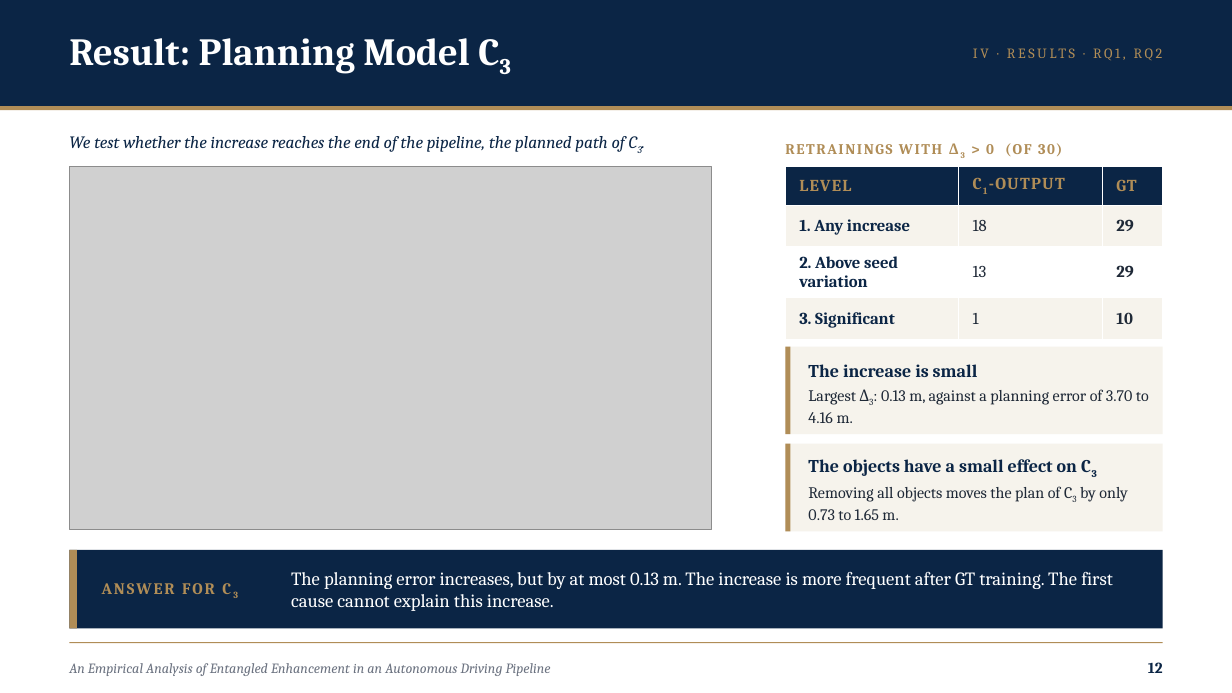
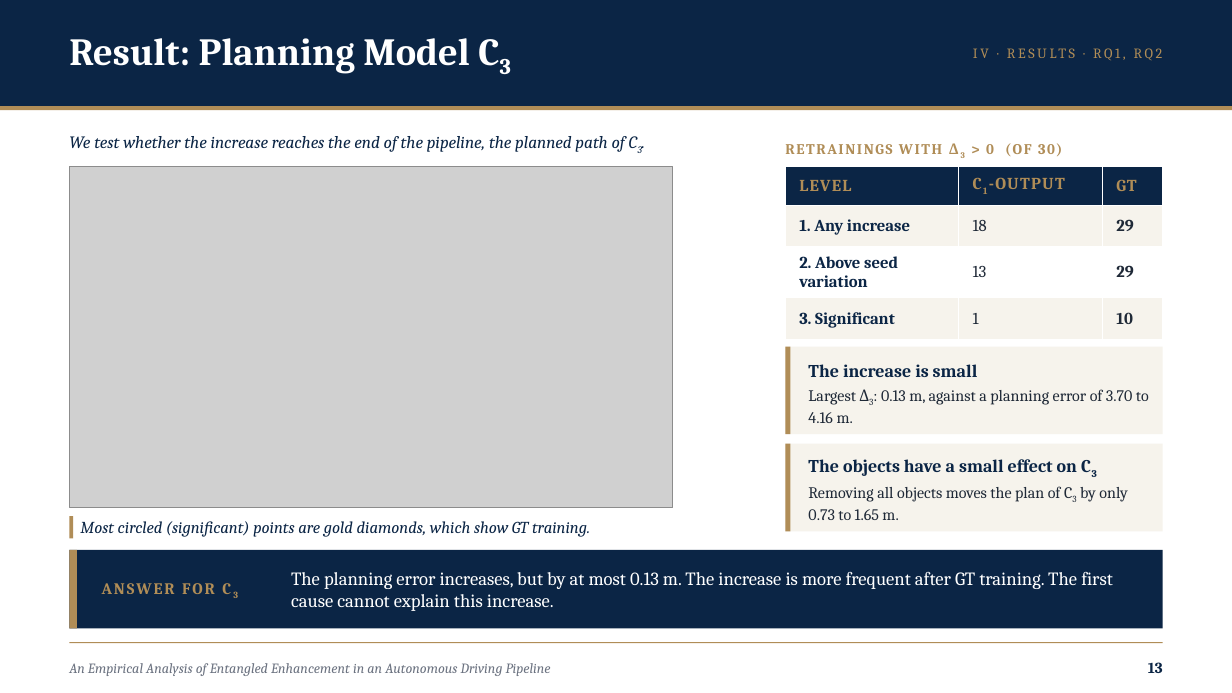
Before and after one commit to RashedIfty/LabSD, a slide deck: slide 13 of Presentations/CS presentation/CS_presentation_IFTY.pptx (slide 12 before the commit). Drawn at 1232x693 pixels with LibreOffice and Linux fonts; fonts in the diff are those of the drawing; grey boxes stand for pictures. Boxes give left, top, right and bottom in pixels: in the first picture for what was removed or moved away, otherwise in the second. Text is boxed around its words. In the diff, an @@ line names an element or a change of style, - is before the commit and + after.

```diff
--- a/Presentations/CS presentation/CS_presentation_IFTY.pptx
+++ b/Presentations/CS presentation/CS_presentation_IFTY.pptx
@@ picture: place and size @@
-picture at (69,166,712,530)
+picture at (69,166,673,508)
@@ rectangle added at (69,517,73,539), fill #B08D57 @@
@@ text added at (80,521,590,537), 13 pt, text #0B2545, italic @@
+Most circled (significant) points are gold diamonds, which show GT training.
@@ text at (1148,662,1163,673): text changed @@
-12
+13
```
Also in this commit, not shown: 16 other slides changed, 2 slides added, 13 other files.
